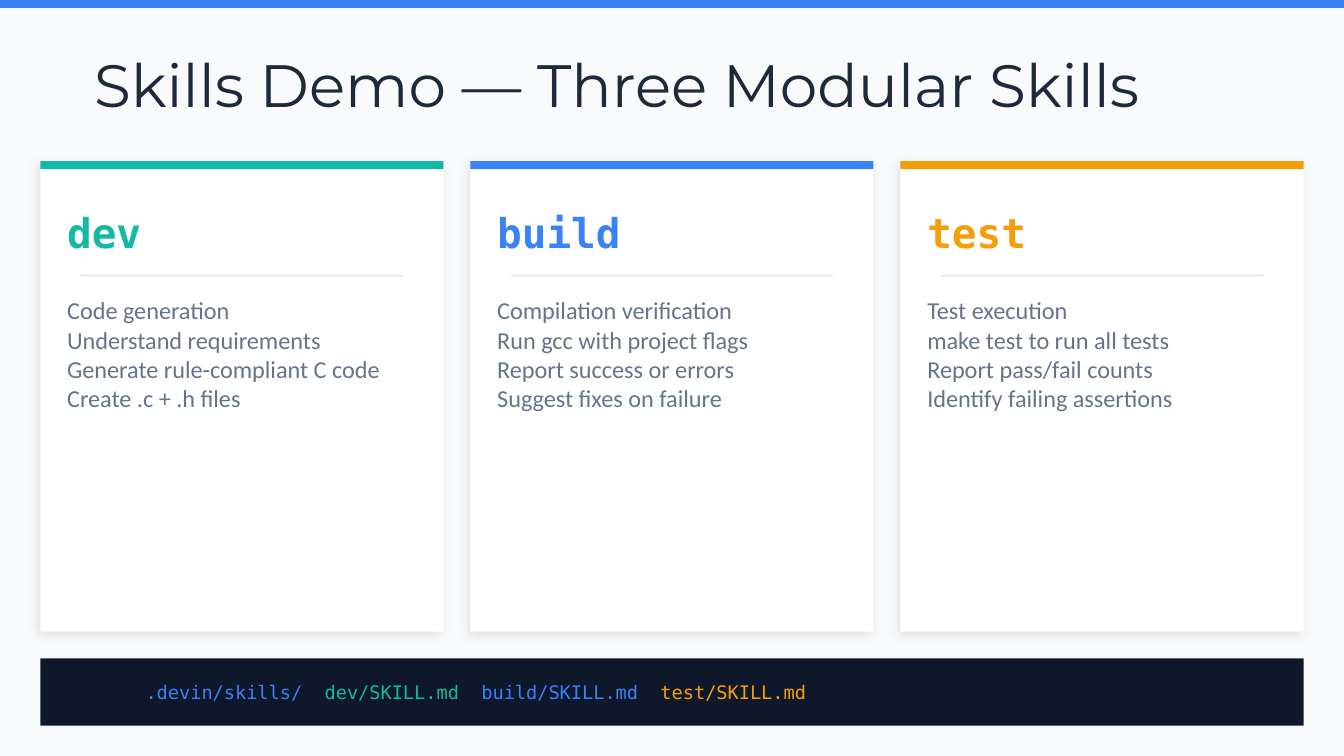
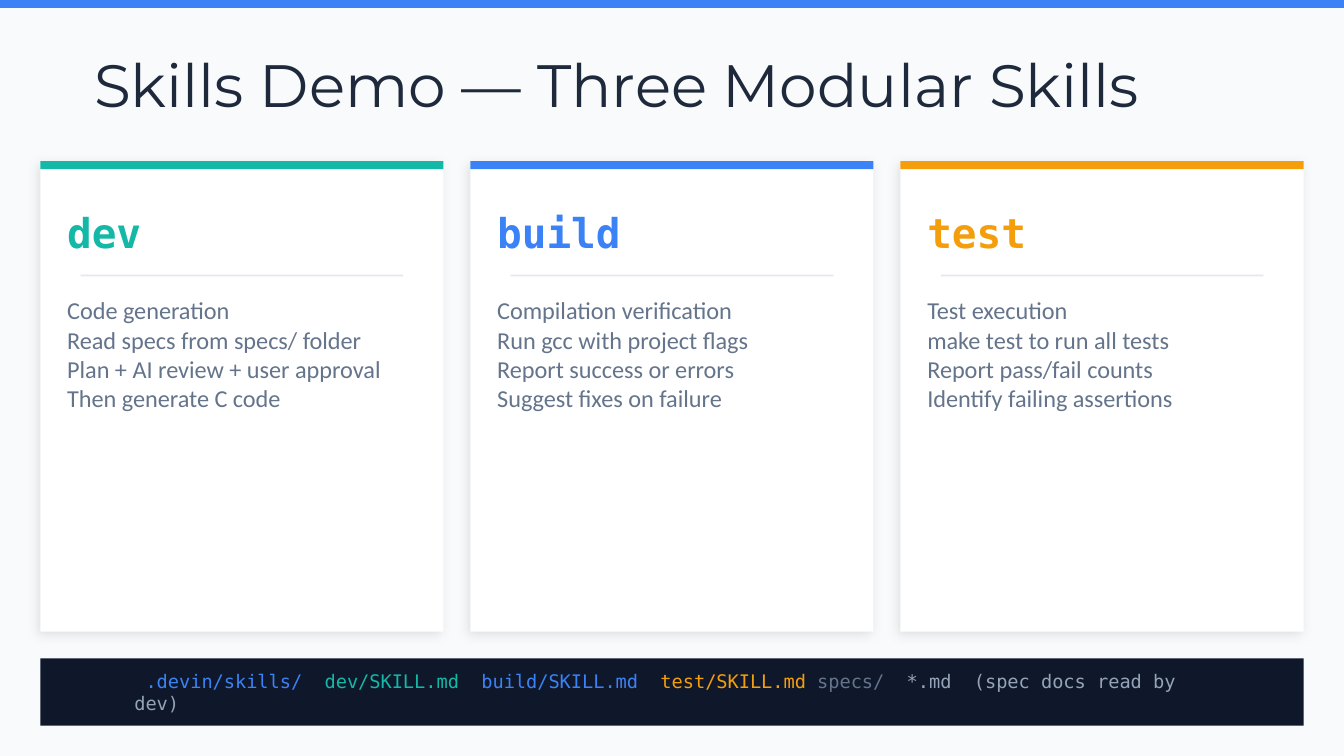
Before and after one commit to chenkunyuan/ai-tools-intro-sharing, a slide deck: slide 8 of AI_Getting_Started_with_AI_Tools.pptx. Drawn at 1344x756 pixels with LibreOffice and Linux fonts; fonts in the diff are those of the drawing. Boxes give left, top, right and bottom in pixels: in the first picture for what was removed or moved away, otherwise in the second. Text is boxed around its words. In the diff, an @@ line names an element or a change of style, - is before the commit and + after.

```diff
--- a/AI_Getting_Started_with_AI_Tools.pptx
+++ b/AI_Getting_Started_with_AI_Tools.pptx
@@ text at box(67, 332, 381, 411): text changed @@
-Understand requirements
-Generate rule-compliant C code
-Create .c + .h files
+Read specs from specs/ folder
+Plan + AI review + user approval
+Then generate C code
@@ text at box(146, 673, 1175, 692): text changed @@
-.devin/skills/ dev/SKILL.md build/SKILL.md test/SKILL.md
+.devin/skills/ dev/SKILL.md build/SKILL.md test/SKILL.md specs/ *.md (spec docs read by dev)
```
Also in this commit, not shown: 2 other files.
